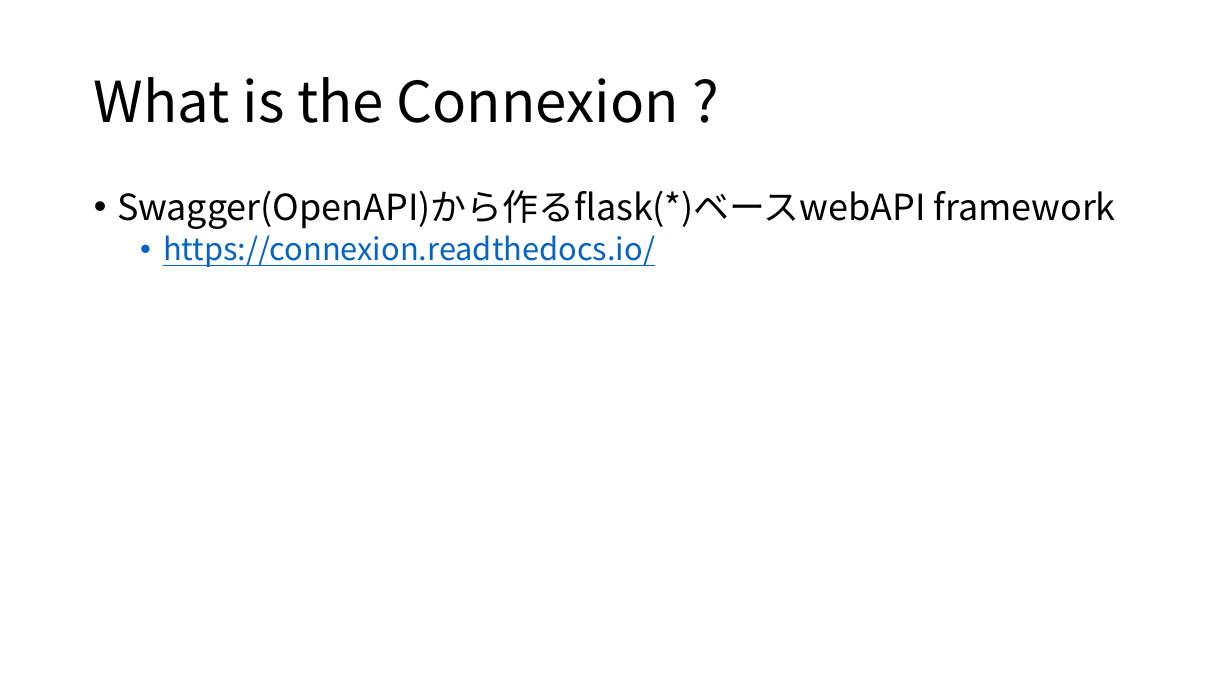
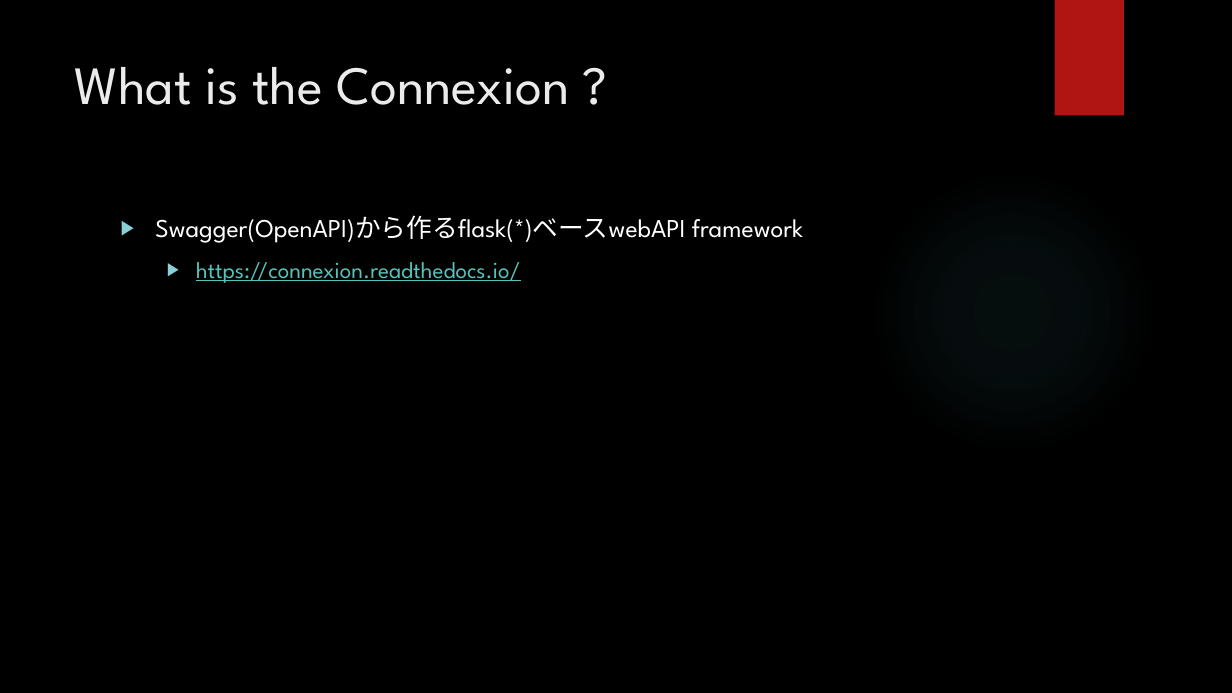
Before and after one commit to ainamori/pyconjp, a slide deck: slide 8 of Spec-driven development for REST API.pptx (slide 7 before the commit). Drawn at 1232x693 pixels with LibreOffice and Linux fonts; fonts in the diff are those of the drawing; background and template pictures are left out. Boxes give left, top, right and bottom in pixels: in the first picture for what was removed or moved away, otherwise in the second. Text is boxed around its words. In the diff, an @@ line names an element or a change of style, - is before the commit and + after.

Commit message:
Update slide
Change background and some messages.

```diff
--- a/Spec-driven development for REST API.pptx
+++ b/Spec-driven development for REST API.pptx
@@ background #FFFFFF to picture (left out) @@
@@ rectangle added at (x1=1055, y1=0, x2=1124, y2=116), fill #B01513 @@
@@ title "What is the Connexion ?" moved from (x1=94, y1=77, x2=679, y2=123) to (x1=75, y1=67, x2=569, y2=105) @@
@@ title "What is the Connexion ?" at (x1=75, y1=67, x2=569, y2=105): size 44 to 42 pt, font Noto Sans CJK JP to League Spartan, text colour #000000 to #EBEBEB; line spacing 0.9 to 1; vertical alignment middle to top @@
@@ ellipse added at (x1=870, y1=169, x2=1154, y2=454), fill gradient #50B9C1 @@
@@ text "Swagger(OpenAPI)から作るflask(*)ベースwebAPI framework" moved from (x1=117, y1=190, x2=1116, y2=267) to (x1=155, y1=215, x2=803, y2=283) @@
@@ text "Swagger(OpenAPI)から作るflask(*)ベースwebAPI framework" at (x1=155, y1=215, x2=803, y2=283): size 28 to 20 pt, text colour #000000 to #FFFFFF in "Swagger(OpenAPI)から作るflask(*)ベースwebAPI framework"; font Noto Sans CJK JP to League Spartan; size 24 to 18 pt, text colour #0563C1 to #58C1BA in "https://connexion.readthedocs.io/"; bullet • to ▶; line spacing 0.9 to 1; more space between paragraphs @@
```
Also in this commit, not shown: 9 other slides changed, 1 slide added.
